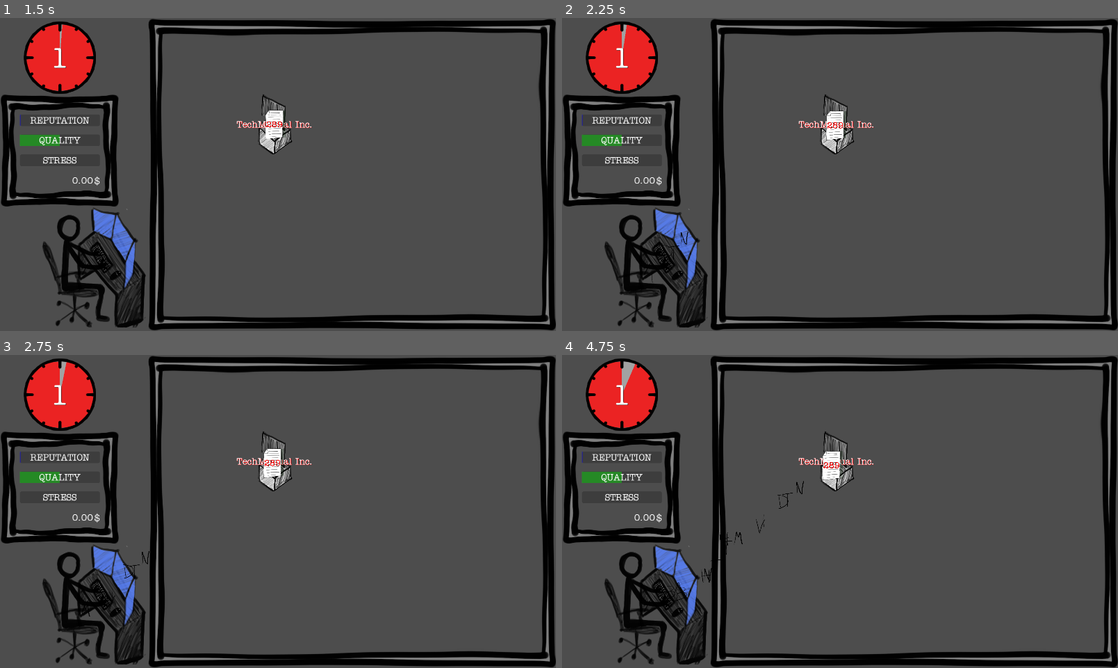
Above: before the commit, frames 1-4 (two rows, left to right).
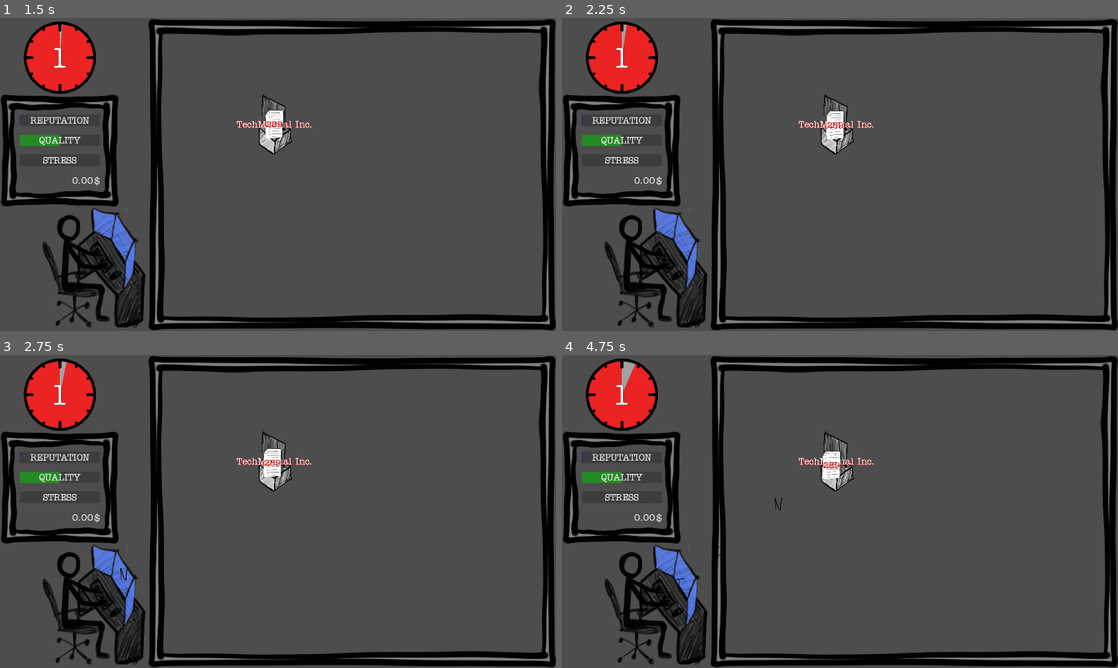
Above: after the commit, the same moments.

Repository: ildede/game-off-2025
Game: Godot game, scene res://scenes/ui/start_screen/start.tscn
The game is run twice, just before and just after one commit, with the same random seed, the same clock (stepped at 60 frames per second) and the same inputs.
Inputs (mouse positions are in pixels of both pictures, inside the frame that each line leads up to):
- Up to frame 1 (1.5 s): click "START" at 0.5 s; click "Accept" at 1.25 s
- Up to frame 2 (2.25 s): click (834, 124) at 2 s
- Up to frame 3 (2.75 s): no input
- Up to frame 4 (4.75 s): click (834, 461) at 2.75 s; click (834, 461) at 3.5 s; move the mouse to (962, 495) at 4.27 s; click (962, 495) at 4.42 s

Frame 1 is identical in both runs. In frame 2, less than 0.1% of the frame differs, in the area x 16-23%, y 68-85%; in frame 3, less than 0.1%; in frame 4, 0.2%, in the area x 18-44%, y 40-79%.

Commit message:
fix: use actual configuration for word/letter speed

Diff:
--- a/autoloads/global.gd
+++ b/autoloads/global.gd
@@ -38,7 +38,7 @@
 	game_state.task_received += 1
 
 func handle_letter_hit_task(_letter: Letter, _task: Task) -> void:
-	print("[GLOBAL] handle_letter_hit_task")
+	#print("[GLOBAL] handle_letter_hit_task")
 	game_state.translated_words += game_config.words_per_letter
 
 func handle_task_finished(id: int, value: float) -> void:
@@ -88,13 +88,13 @@
 
 class Config:
 	var day_lenght_in_seconds: float = 60
-	var seconds_between_events: int = 5
-	var words_per_letter: int = 40
+	var seconds_between_events: int = 15
+	var words_per_letter: int = 50
 	var max_stress_level: float = 100
+	var words_per_day: int = 2500
 
 class State:
 	var current_day = 1
-	var words_per_day: int = 2500
 	var task_received: int = 0
 	var task_finished: int = 0
 	var translated_words: int = 0
--- a/scenes/game/entities/letter/letter.gd
+++ b/scenes/game/entities/letter/letter.gd
@@ -10,6 +10,7 @@
 func _ready() -> void:
 	var imported_resource = load("res://scenes/game/entities/letter/assets/{0}.png".format([possible_letters.pick_random()]))
 	$Sprite2D.texture = imported_resource
+	word_count = Global.game_config.words_per_letter
 
 func _physics_process(delta: float) -> void:
 	if is_instance_valid(target):
--- a/scenes/game/translator/translator.gd
+++ b/scenes/game/translator/translator.gd
@@ -6,6 +6,10 @@
 var tasks: Array
 
 func _ready() -> void:
+	#Each fired letter reppresent a certain amount of words
+	var max_words_per_day = Global.game_config.words_per_day as float / Global.game_config.words_per_letter
+	$WPM.start(Global.game_config.day_lenght_in_seconds/max_words_per_day)
+	print("TEST", $WPM.wait_time)
 	Global.client_send_task.connect(new_task_arrived)
 	Global.letter_hit_task.connect(task_hit)
 
